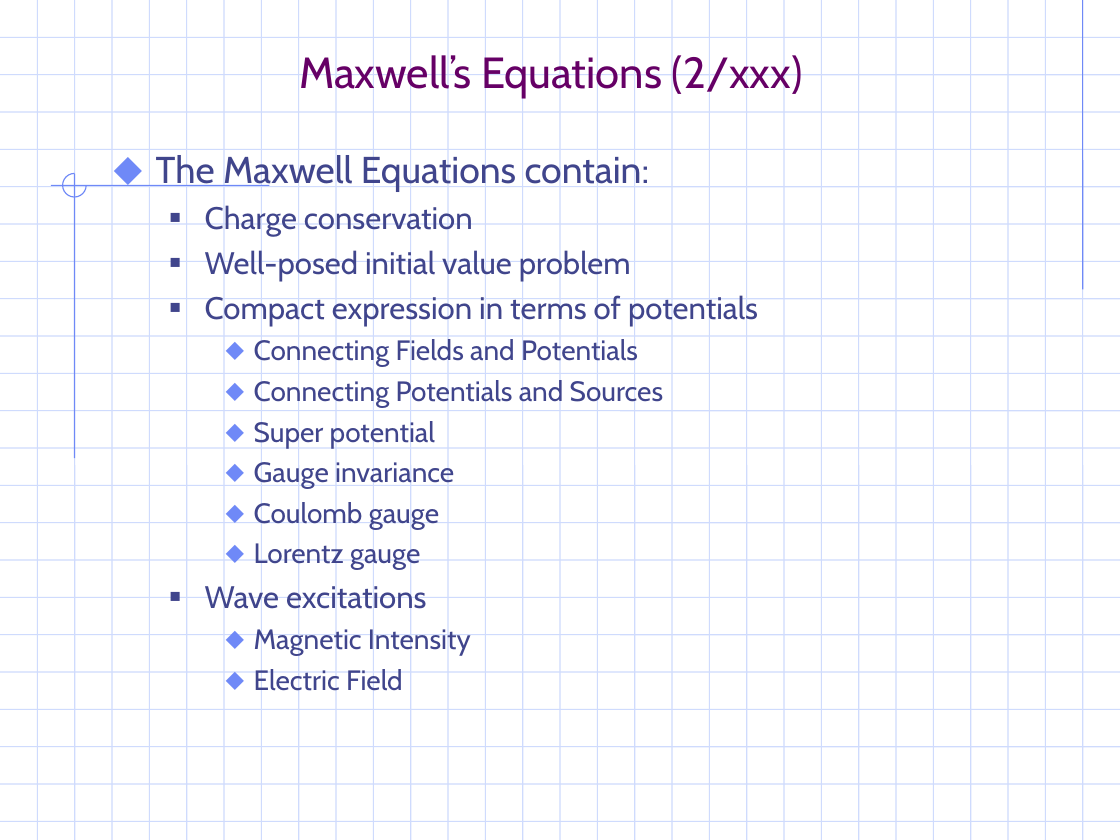
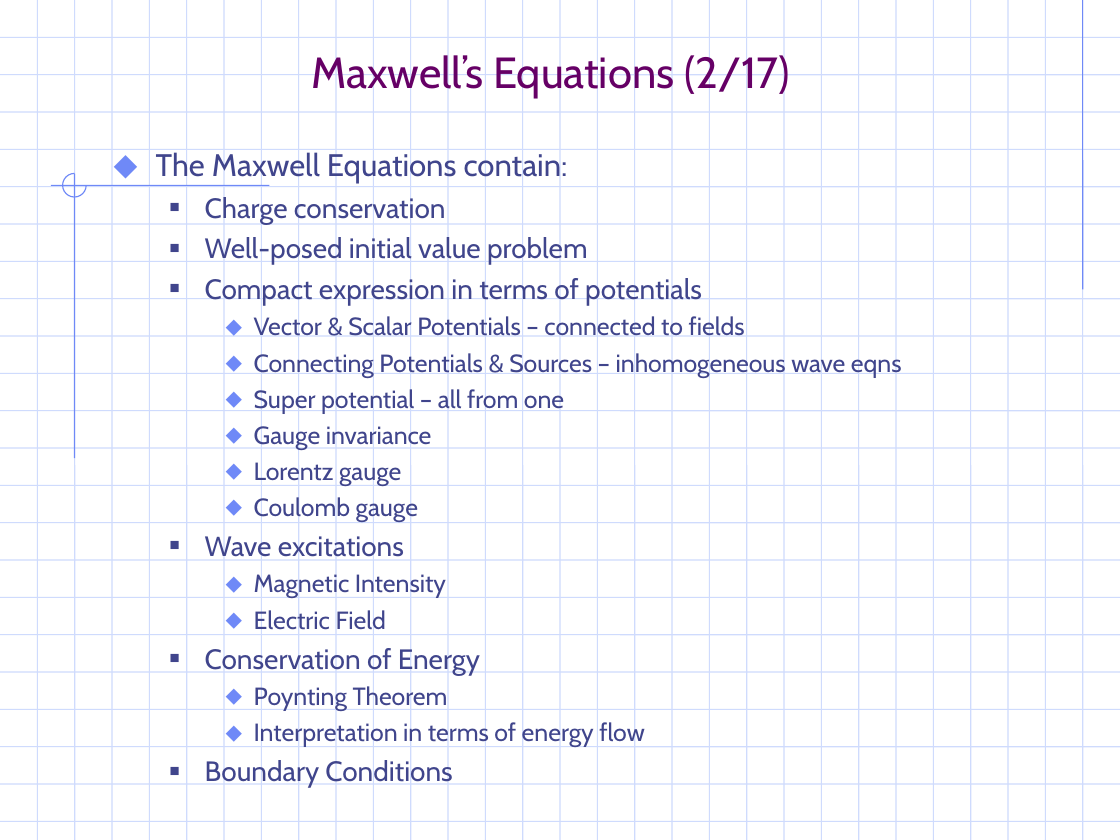
Before and after one commit to gravmath/Projects, a slide deck: slide 5 of PowerPoint/EM_notes.ppt. Drawn at 1120x840 pixels with LibreOffice and Linux fonts; fonts in the diff are those of the drawing; background and template pictures are left out. Boxes give left, top, right and bottom in pixels: in the first picture for what was removed or moved away, otherwise in the second. Text is boxed around its words. In the diff, an @@ line names an element or a change of style, - is before the commit and + after.

```diff
--- a/PowerPoint/EM_notes.ppt
+++ b/PowerPoint/EM_notes.ppt
@@ title at <box>311,51,790,98</box>: text changed @@
-Maxwell’s Equations (2/xxx)
+Maxwell’s Equations (2/17)
@@ text at <box>156,150,702,634</box>: size 24 to 20 pt in "The Maxwell Equations contain:"; size 20 to 18 pt in "Charge conservation", "Well-posed initial value problem", "Compact expression in terms of potentials", "Wave excitations"; size 18 to 16 pt in "Gauge invariance", "Coulomb gauge", "Magnetic Intensity", "Electric Field"; less space between paragraphs @@
@@ text at <box>254,315,902,413</box>: text changed; size 18 to 16 pt @@
-    ⬥ Connecting Fields and Potentials
-    ⬥ Connecting Potentials and Sources
-    ⬥ Super potential
+    ⬥ Vector & Scalar Potentials – connected to fields
+    ⬥ Connecting Potentials & Sources – inhomogeneous wave eqns
+    ⬥ Super potential – all from one
@@ text at <box>254,459,401,485</box>: paragraph added @@
+    ⬥ Lorentz gauge
@@ text at <box>254,540,420,570</box>: paragraph removed @@
-    ⬥ Lorentz gauge
@@ text at <box>205,645,645,788</box>: paragraphs added @@
+  ■ Conservation of Energy
+    ⬥ Poynting Theorem
+    ⬥ Interpretation in terms of energy flow
+  ■ Boundary Conditions
```
Also in this commit, not shown: 8 other slides changed, 11 slides added, 10 slides removed, 1 other file.
